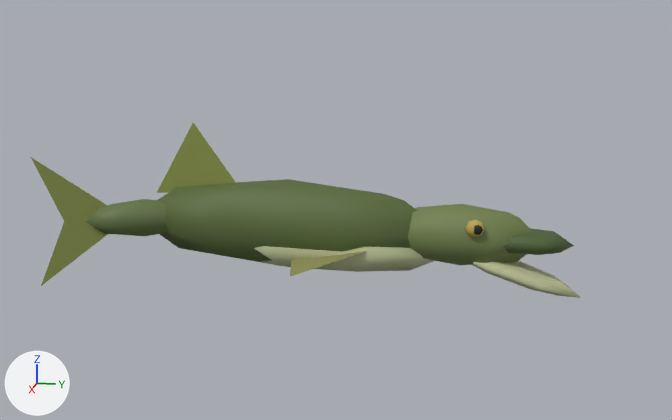
The glTF model public/models/pike-low.glb as it was, and as the next commit left it.
Both versions are drawn from a camera (50 mm lens) standing at (4.44, 1.03, 1.19) and looking at (0.0, 0.14, 0.08). The lights are fixed; the arrows at lower left show +X, +Y and +Z. The older version comes first. Both versions are drawn at frame 2 of the action 'attack'; the numbers are the values there.
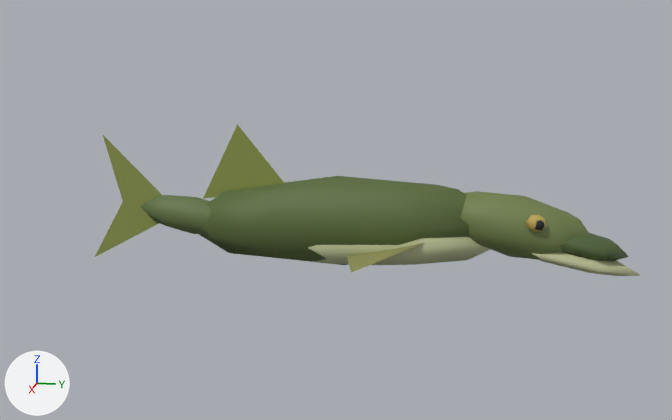
ob_visual is not drawn itself; it is the parent of ob_head, ob_tail, ob_mesh_3.
ob_head is not drawn itself; it is the parent of ob_jaw, ob_mesh_1.
ob_jaw is not drawn itself; it is the parent of ob_mesh_0.
ob_tail is not drawn itself; it is the parent of ob_mesh_2.

Changed parts and their boxes [x1, y1, x2, y2] in the pictures (672 x 420 px):
'Mesh_3', moved, turned
    before: [157, 123, 435, 276]
    after: [199, 124, 491, 273]
'Mesh_1', moved, turned
    before: [408, 204, 574, 265]
    after: [461, 191, 629, 261]
'Mesh_2', moved, turned
    before: [31, 158, 167, 286]
    after: [95, 135, 211, 257]
'Mesh_0', moved, turned
    before: [472, 261, 581, 298]
    after: [531, 252, 641, 276]

Patch to the scene script:
```diff
--- a/public/models/pike-low.glb.py
+++ b/public/models/pike-low.glb.py
@@ ob_visual @@
 ob_visual = bpy.data.objects.new('Visual', None)
-ob_visual.parent = ob_pike
+ob_visual.parent = ob_combatmotion
 ob_visual.location = (0.0, 0.0, 0.0)
-ob_visual.rotation_euler = (0.0, 0.0, -0.0504)  # degrees (0, 0, -2.9)
+ob_visual.rotation_euler = (0.0, 0.0, -0.027)  # degrees (0, 0, -1.5)
@@ ob_head @@
 ob_head.location = (0.0, 0.65, 0.0)
+ob_head.rotation_euler = (-0.246, 0.0, 0.0)  # degrees (-14, 0, 0)
@@ ob_jaw @@
 ob_jaw.location = (0.0, 0.13, -0.08)
-ob_jaw.rotation_euler = (-0.302, 0.0, 0.0)  # degrees (-17, 0, 0)
+ob_jaw.rotation_euler = (0.00143, 0.0, 0.0)  # degrees (0.1, 0, 0)
@@ ob_tail @@
 ob_tail.location = (0.0, -0.72, 0.0)
-ob_tail.rotation_euler = (0.0, 0.0, 0.44)  # degrees (0, 0, 25)
+ob_tail.rotation_euler = (-0.193, 0.0, 0.0)  # degrees (-11, 0, 0)
@@ ob_combatmotion @@
+ob_combatmotion = bpy.data.objects.new('CombatMotion', None)
+ob_combatmotion.parent = ob_pike
+ob_combatmotion.location = (0.0, 0.267, 0.0345)
+ob_combatmotion.rotation_euler = (0.059, -0.0000376, 0.000952)  # degrees (3.4, 0, 0.1)
```
